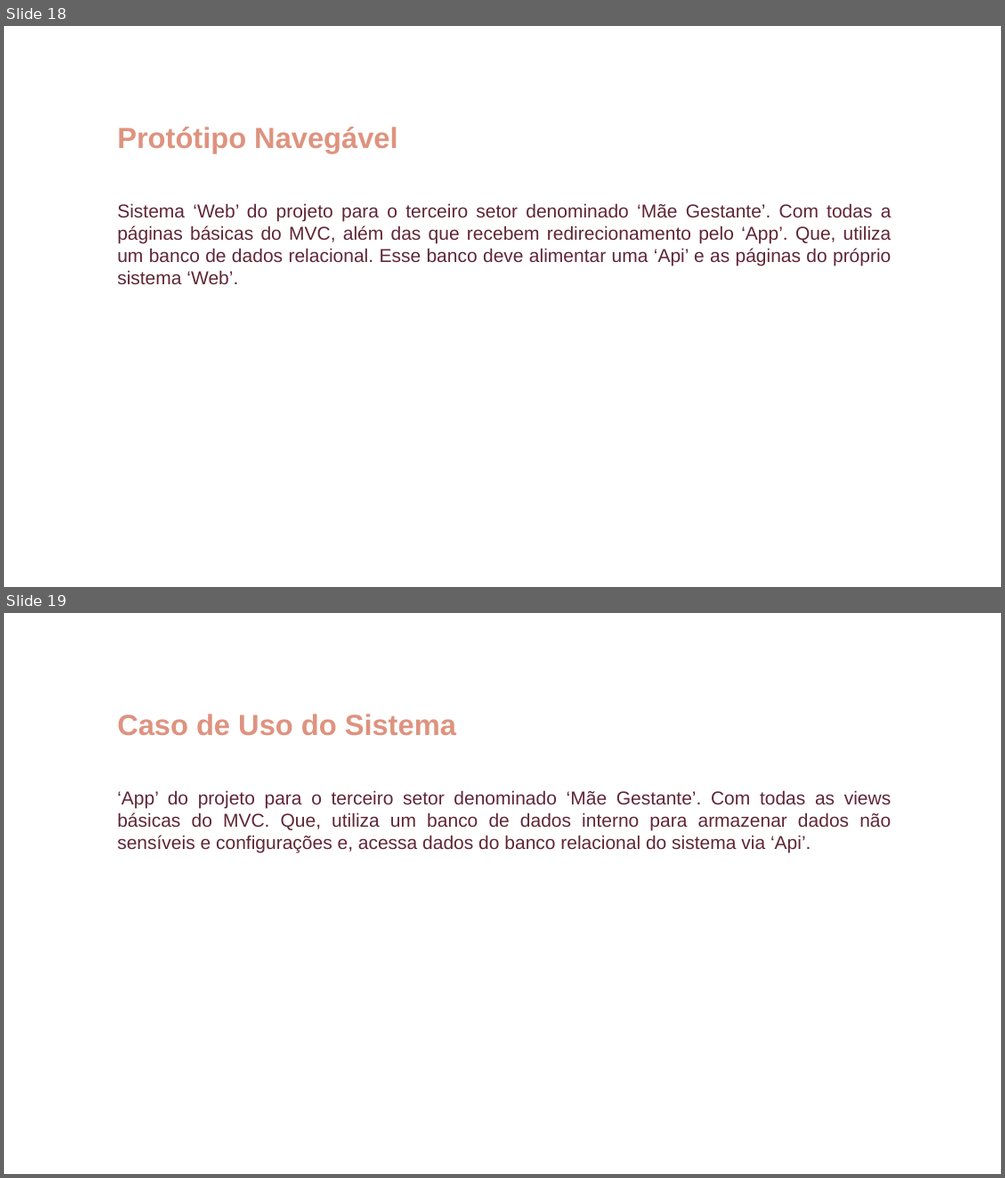
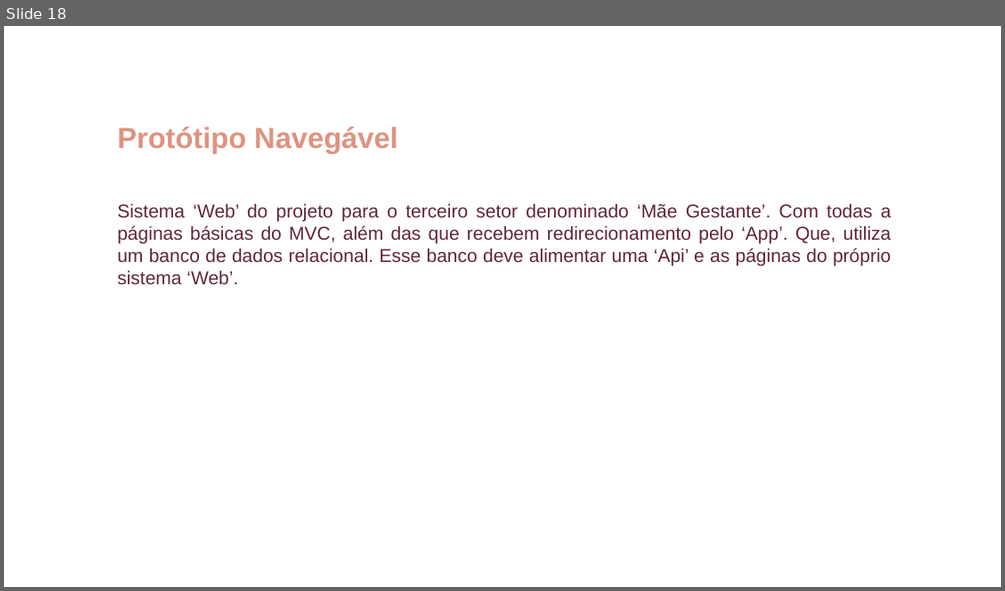
Before and after one commit to douggonsouza/mae_gestante, a slide deck: PPT_Mae_Gestante-APP.pptx. Shown one above the other, each under a label of ours: slides 18 and 19 before the commit, slide 18 after it. The pictures are 1005x1178 and 1005x591 pixels, drawn with LibreOffice and Linux fonts; fonts in the diff are those of the drawing; background and template pictures are left out. Boxes give left, top, right and bottom in pixels: in the first picture for what was removed or moved away, otherwise in the second. Text is boxed around its words. In the diff, an @@ line names an element or a change of style, - is before the commit and + after.

Commit message:
Apresentações com links para os protótipos

```diff
--- a/PPT_Mae_Gestante-APP.pptx
+++ b/PPT_Mae_Gestante-APP.pptx
@@ slide 19 removed at [4, 613, 1001, 1174], background picture (left out) @@
@@ text removed at [117, 714, 456, 736] @@
-Caso de Uso do Sistema
@@ text removed at [117, 790, 890, 852] @@
-‘App’ do projeto para o terceiro setor denominado ‘Mãe Gestante’. Com todas as views básicas do MVC. Que, utiliza um banco de dados interno para armazenar dados não sensíveis e configurações e, acessa dados do banco relacional do sistema via ‘Api’.
```
Also in this commit, not shown: 1 slide added, 1 other file.
